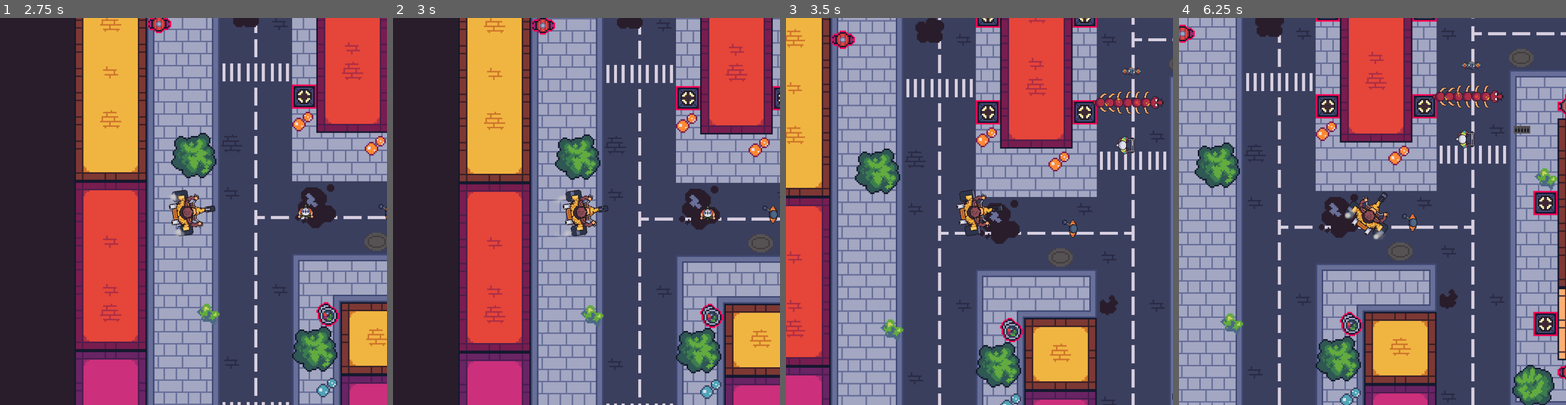
Above: before the commit, frames 1-4 (left to right).
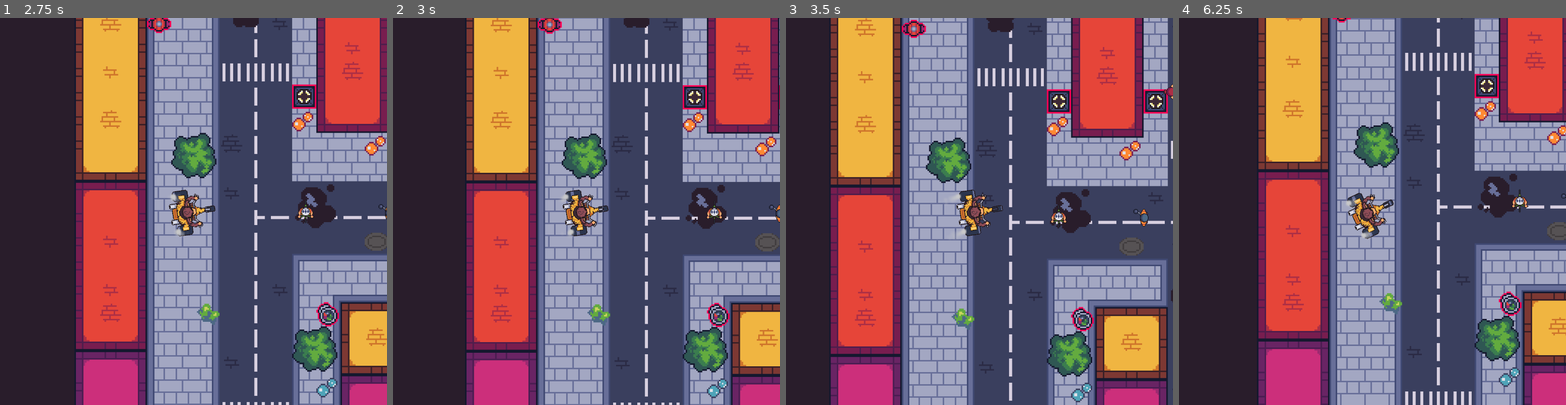
Above: after the commit, the same moments.

Repository: freesstylers/GoofyAhhCar
Game: Godot game, scene res://Assets/Scenes/Maps/Prueba Tileset 1.tscn
Same seed, same stepped clock (60 frames per second), same inputs: the game is played once before the commit and once after it. This scene is started directly instead of the project's main scene.
Inputs:
- Up to frame 1 (2.75 s): hold Right (right) 0.53-1.28 s; tap E (horny) at 0.6, 1.35, 2.1 s; hold Down (back) 1.28-2.03 s; hold Right (right) from 2.03 s (still down)
- Up to frame 2 (3 s): release Right (right) at 2.78 s; hold Up (up) from 2.78 s (still down); tap E (horny) at 2.85 s
- Up to frame 3 (3.5 s): keep holding Up (up)
- Up to frame 4 (6.25 s): release Up (up) at 3.53 s; hold Left (left) 3.53-5.03 s; tap E (horny) every 0.75 s from 3.6 to 5.85 s; hold Down (back) 5.03-5.78 s; hold Right (right) from 5.78 s (still down)

Frame 1 is identical in both runs. In frame 2, 30% of the frame differs, in the area x 17-100%, y 0-100%; in frame 3, 86%, in the area x 0-100%, y 0-100%; in frame 4, 84%.

Commit message:
Fix velocidad limitada

Diff:
--- a/clusy-cart/Assets/Scripts/Player/PlayerMovement.gd
+++ b/clusy-cart/Assets/Scripts/Player/PlayerMovement.gd
@@ -11,7 +11,7 @@
 
 var acceleration : Vector2 = Vector2.ZERO
 @export var friction : float = -0.9
-@export var drag : float = -0.0015
+@export var drag : float = -0.001
 @export var braking : float = -450
 @export var max_speed_reverse : float = 250
 @export var slip_speed : float = 400  # Speed where traction is reduced
@@ -49,6 +49,8 @@
 	DriftSoundPlayer = $DriftSoundPlayer
 	InitDriftSoundPlayer = $InitDriftSoundPlayer
 	HornSoundPlayer = $HornSoundPlayer
+
+	used_engine_power = engine_power
 
 	Globals.game_init_everything.connect(on_game_init_everything)
 	Globals.kill_modifier_obtained.connect(on_kill_modifier_obtained)
@@ -67,8 +69,7 @@
 		steer_angle = turn * (steering_angle*(2*PI)/360)
 
 	if Input.is_action_pressed("up"):
-		#TODO SONIDO
-		acceleration = transform.x * used_engine_power
+		acceleration = Vector2(1.0, 0.0).rotated(rotation) * used_engine_power
 	if Input.is_action_pressed("back"):
 		acceleration = transform.x * braking
 	if Input.is_action_pressed("drift"):
